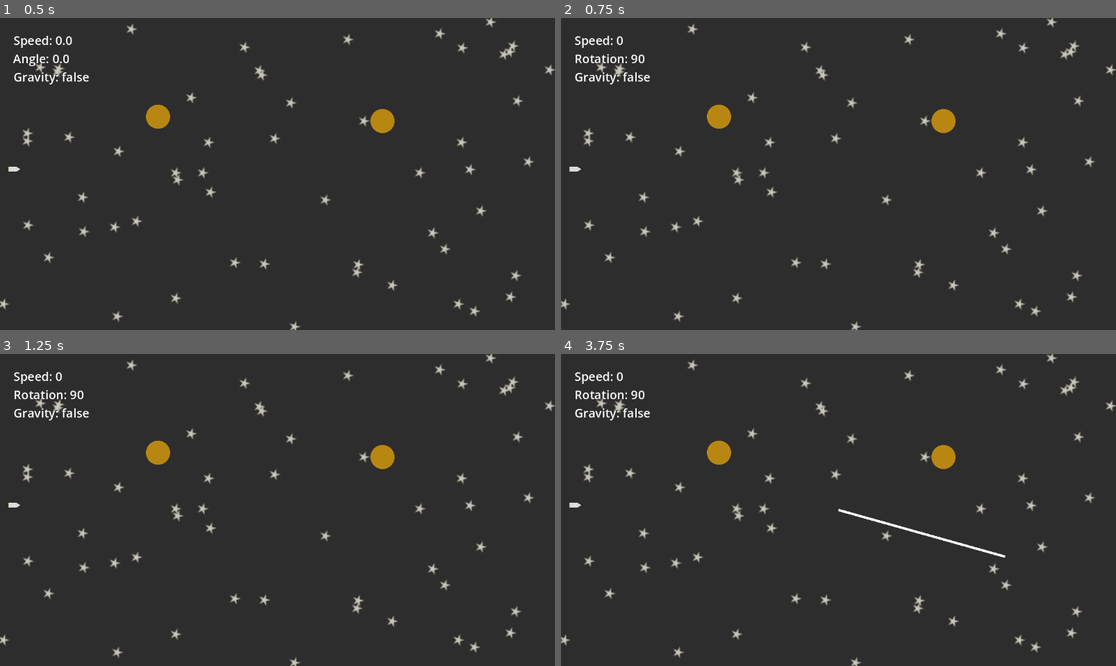
Above: before the commit, frames 1-4 (two rows, left to right).
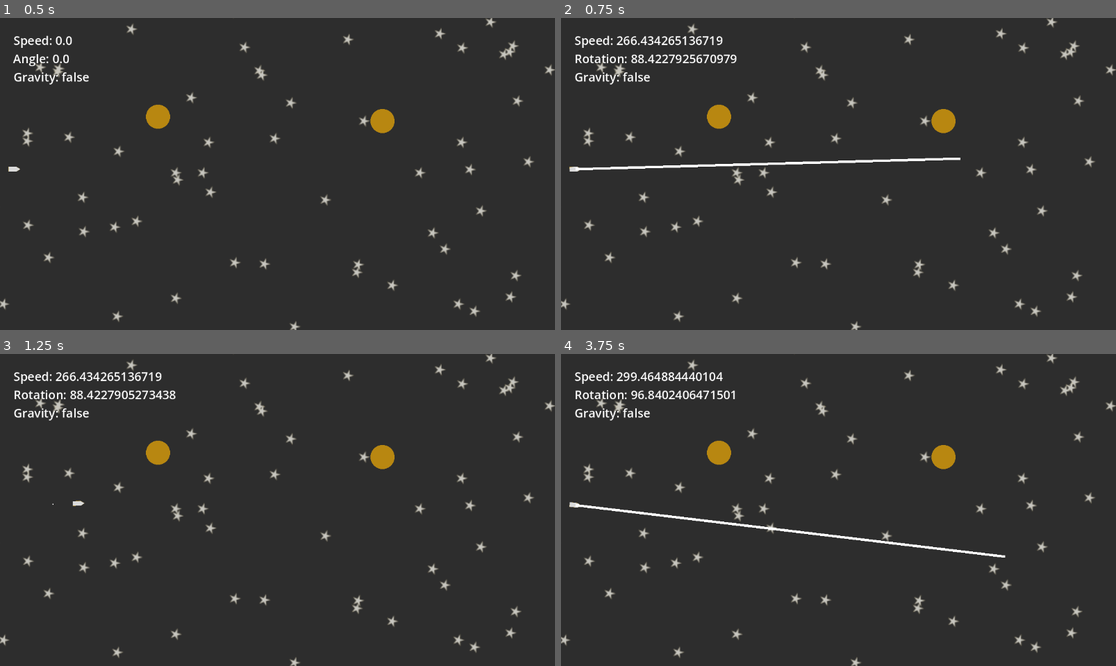
Above: after the commit, the same moments.

Repository: ChrisWoody/GravityAssist
Game: Godot game, scene res://scenes/world.tscn
Same seed, same stepped clock (60 frames per second), same inputs: the game is played once before the commit and once after it.
Inputs (mouse positions are in pixels of both pictures, inside the frame that each line leads up to):
- Up to frame 1 (0.5 s): no input
- Up to frame 2 (0.75 s): tap Enter at 0.5 s; move the mouse to (960, 158) at 0.52 s; click (960, 158) at 0.67 s
- Up to frame 3 (1.25 s): no input
- Up to frame 4 (3.75 s): tap R (reset, bound only after the commit) at 1.25, 3.5 s; move the mouse to (727, 525) at 1.27 s; click (727, 525) at 1.42 s; move the mouse to (894, 441) at 2.02 s; click (894, 441) at 2.17 s; move the mouse to (810, 572) at 2.77 s; click (810, 572) at 2.92 s; move the mouse to (1005, 556) at 3.52 s; click (1005, 556) at 3.67 s

Frame 1 is identical in both runs. In frame 2, 1.2% of the frame differs, in the area x 1-72%, y 5-50%; in frame 3, 0.7%; in frame 4, 1.6%, in the area x 1-80%, y 5-66%.

Commit message:
Minor improvements to launching

Diff:
--- a/project.godot
+++ b/project.godot
@@ -42,3 +42,8 @@
 "events": [Object(InputEventKey,"resource_local_to_scene":false,"resource_name":"","device":-1,"window_id":0,"alt_press …(191 unchanged characters)…
 ]
 }
+reset={
+"deadzone": 0.5,
+"events": [Object(InputEventKey,"resource_local_to_scene":false,"resource_name":"","device":-1,"window_id":0,"alt_pressed":false,"shift_pressed":false,"ctrl_pressed":false,"meta_pressed":false,"pressed":false,"keycode":0,"physical_keycode":82,"key_label":0,"unicode":114,"location":0,"echo":false,"script":null)
+]
+}
--- a/scripts/game_manager.gd
+++ b/scripts/game_manager.gd
@@ -8,7 +8,8 @@
 var preparing := true
 
 func _process(_delta: float) -> void:
-	pass
+	if Input.is_action_just_pressed("reset"):
+		resetGame.emit()
 
 func launched() -> void:
 	preparing = false
--- a/scripts/spaceship.gd
+++ b/scripts/spaceship.gd
@@ -55,11 +55,9 @@
 
 func _input(event):
 	if playing:
-		pass
+		return
 
 	if event is InputEventMouseButton:
-		var mousePosition = get_global_mouse_position()
-		#print(mousePosition)
 		if event.button_index == MOUSE_BUTTON_LEFT:
 			if clicking:
 				clicking = false
@@ -69,7 +67,7 @@
 				launchLine.set_point_position(1, Vector2.ZERO)
 			else:
 				clicking = true
-				mouseClickStartPosition = mousePosition
+				mouseClickStartPosition = position
 				launchLine.set_point_position(0, launchLine.to_local(mouseClickStartPosition))
 
 func _on_game_manager_launch() -> void:
@@ -80,7 +78,7 @@
 	applyGravityNext = false
 	gravityRotation = 0.0
 	rotateElapsed = 0.0
-	speed = 60.0
+	speed = 0.0
 	rotation_degrees = 90.0
 	global_position = originalPosition
 	somethingChanged.emit(speed, rotation_degrees, applyGravityNext)
